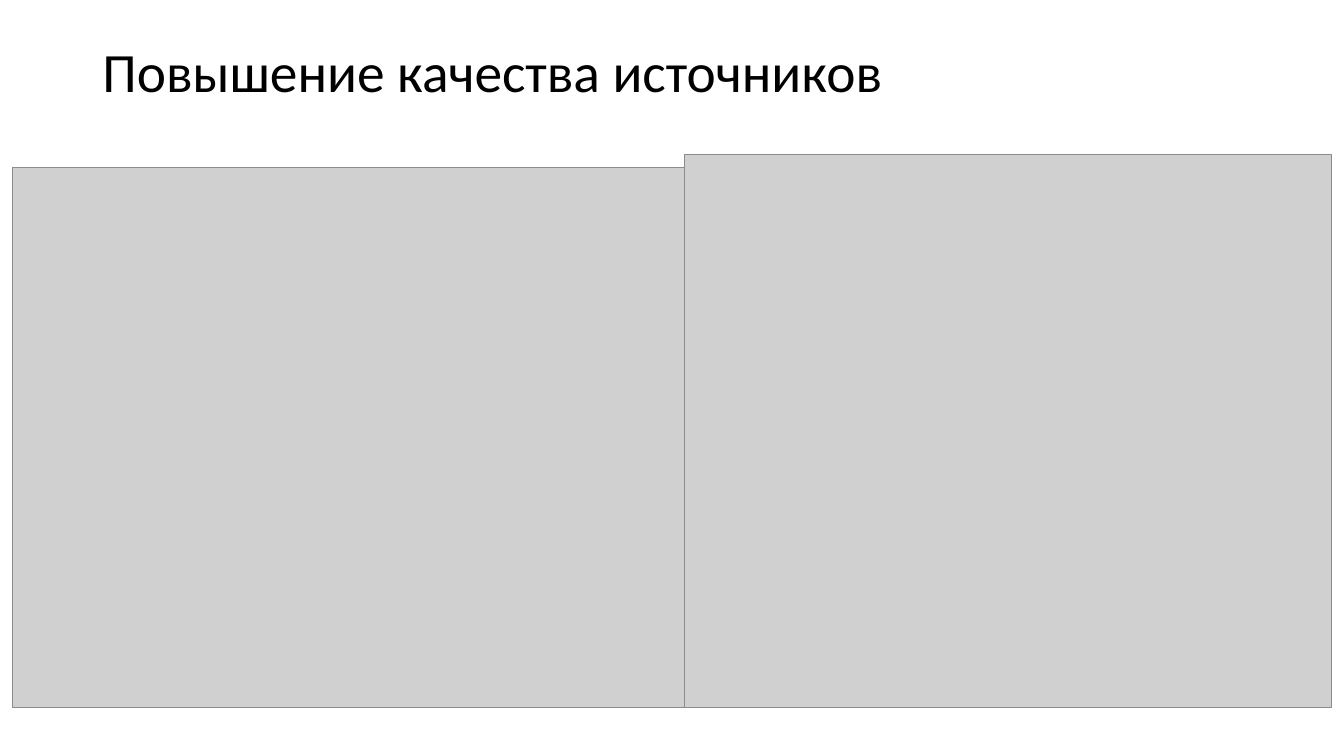
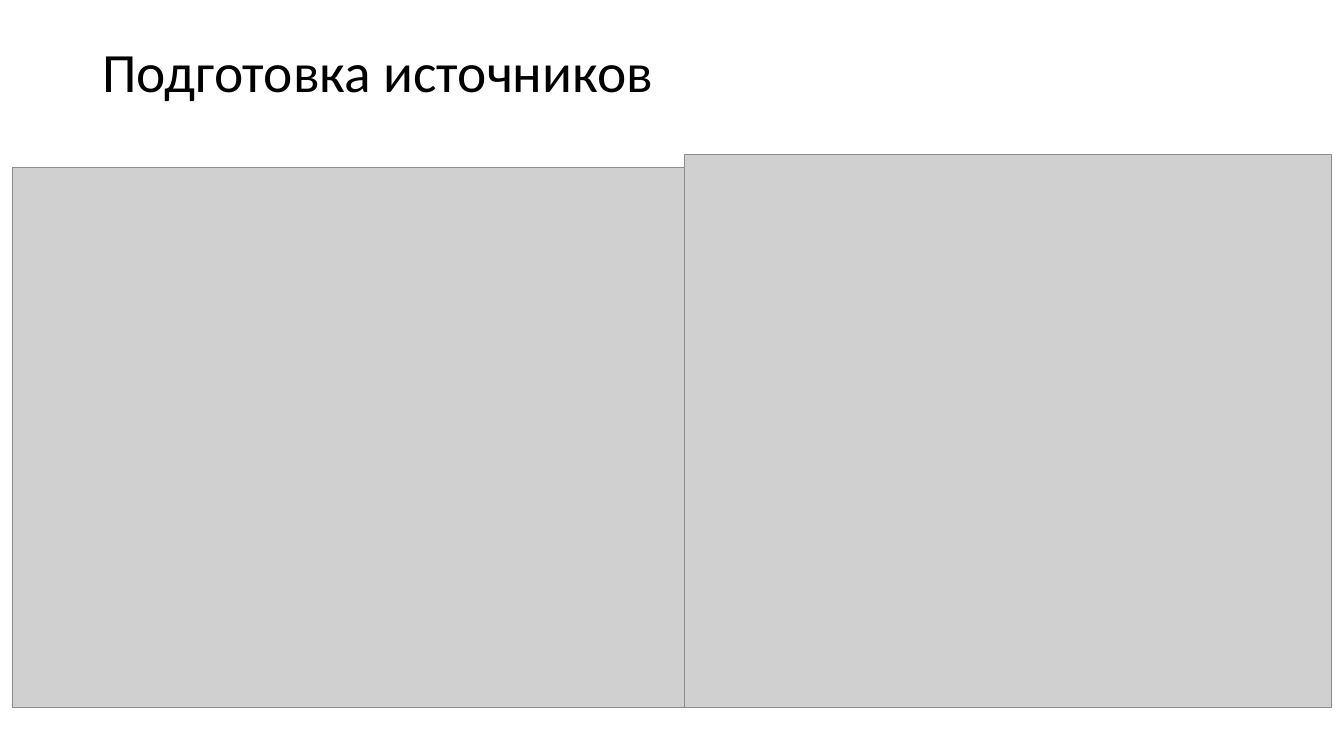
Before and after one commit to MikhailDemin/pet_projects, a slide deck: slide 5 of M4_Team_Hackathon_05_2023_Plant_Box_case_solution/result/Презентация M4 Team для ООО Солюшн.pptx (slide 2 before the commit). Drawn at 1344x756 pixels with LibreOffice and Linux fonts; fonts in the diff are those of the drawing; grey boxes stand for pictures. Boxes give left, top, right and bottom in pixels: in the first picture for what was removed or moved away, otherwise in the second. Text is boxed around its words. In the diff, an @@ line names an element or a change of style, - is before the commit and + after.

```diff
--- a/M4_Team_Hackathon_05_2023_Plant_Box_case_solution/result/Презентация M4 Team для ООО Солюшн.pptx
+++ b/M4_Team_Hackathon_05_2023_Plant_Box_case_solution/result/Презентация M4 Team для ООО Солюшн.pptx
@@ title at [102,56,654,101]: text changed @@
-Повышение качества источников
+Подготовка источников
```
Also in this commit, not shown: 3 other slides changed, 9 slides added, 8 other files.
